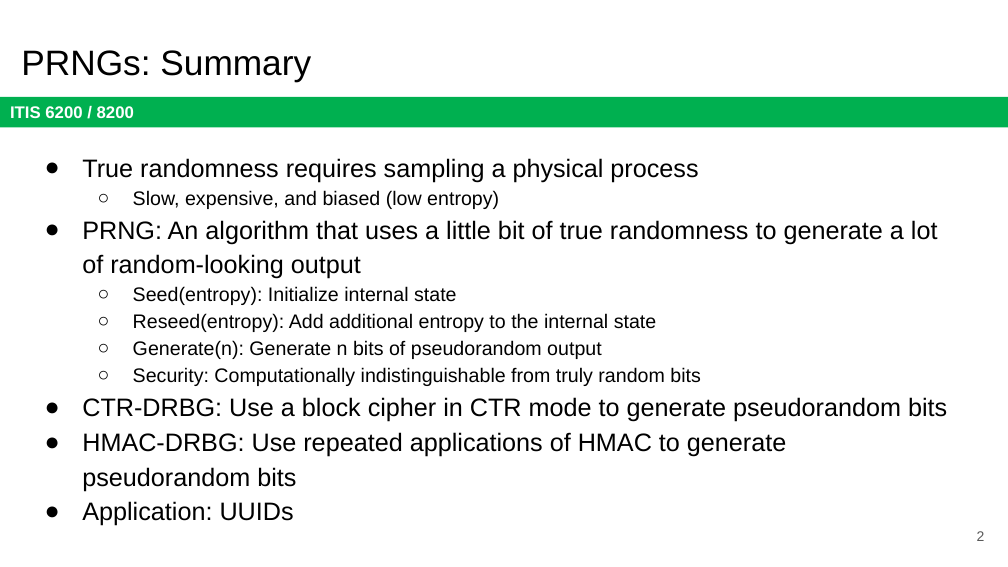
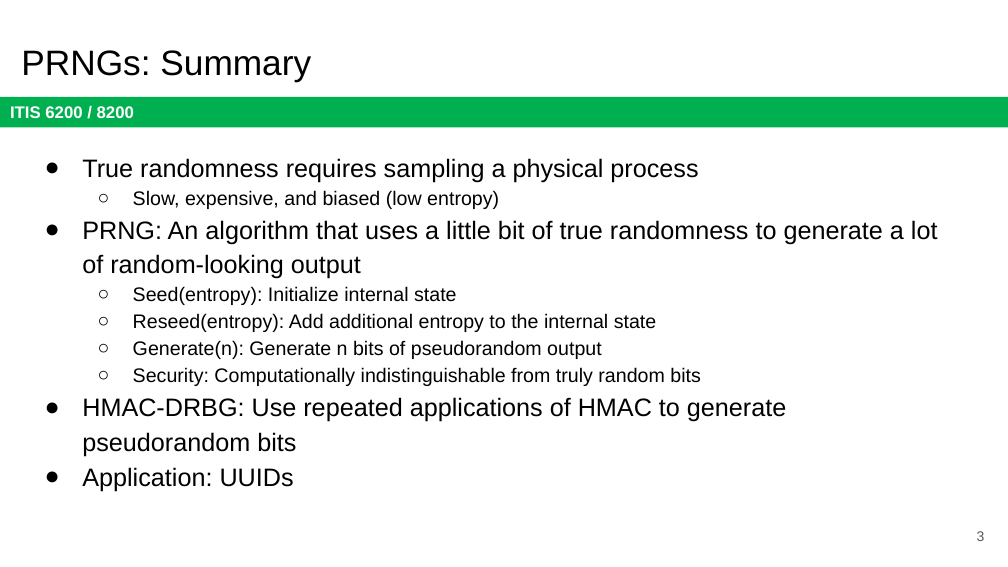
Before and after one commit to jx5c/github.io, a slide deck: slide 3 of teaching/ITIS6200/2023fa/lectures/lec06.pptx (slide 2 before the commit). Drawn at 1008x567 pixels with LibreOffice and Linux fonts; fonts in the diff are those of the drawing. Boxes give left, top, right and bottom in pixels: in the first picture for what was removed or moved away, otherwise in the second. Text is boxed around its words. In the diff, an @@ line names an element or a change of style, - is before the commit and + after.

```diff
--- a/teaching/ITIS6200/2023fa/lectures/lec06.pptx
+++ b/teaching/ITIS6200/2023fa/lectures/lec06.pptx
@@ text at [82,397,947,422]: paragraph removed @@
-● CTR-DRBG: Use a block cipher in CTR mode to generate pseudorandom bits
```
Also in this commit, not shown: 10 other slides changed, 1 slide added, 1 other file.
